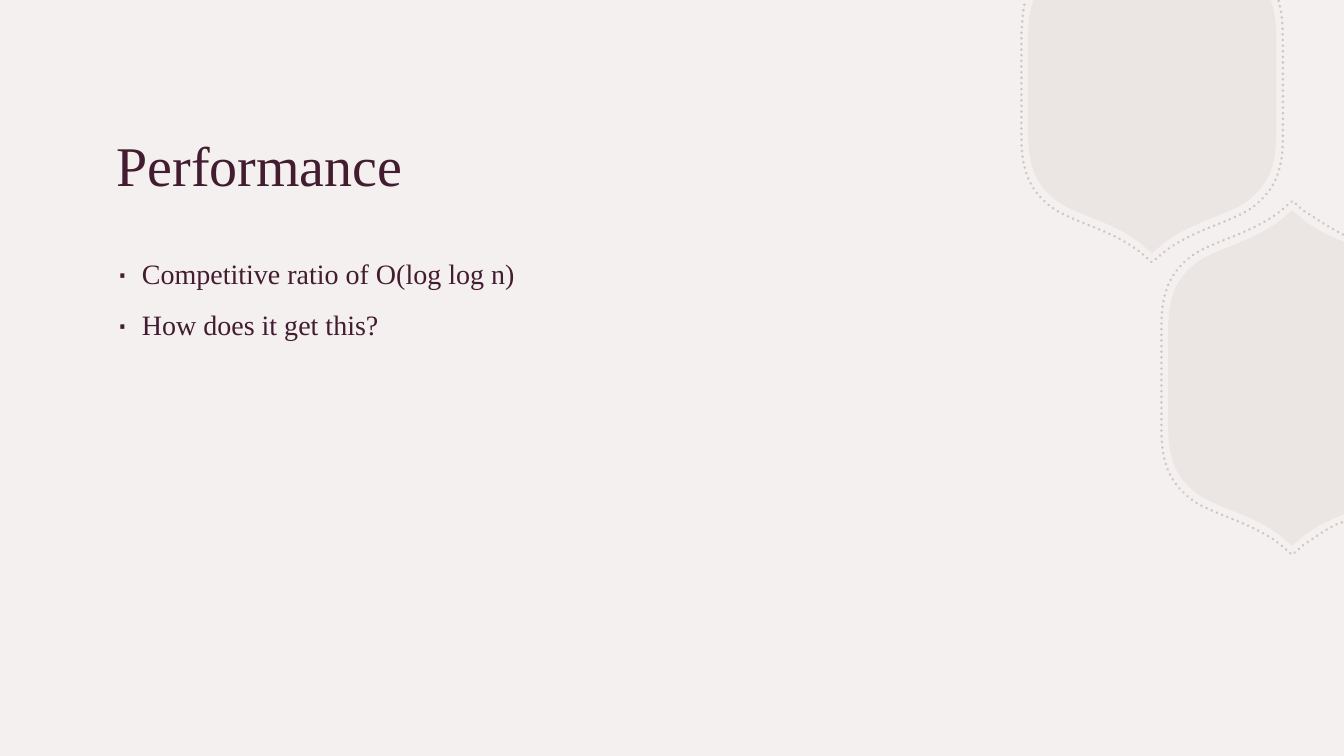
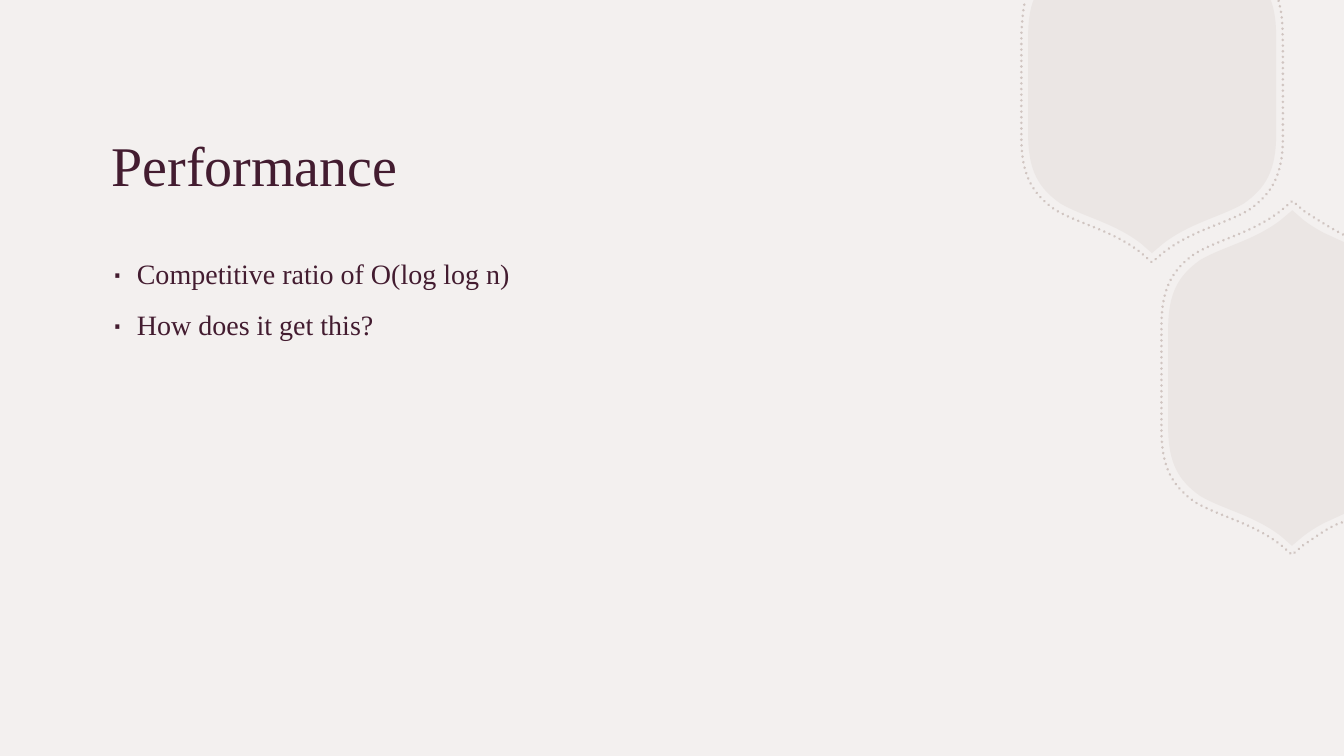
Before and after one commit to nathanielketema/HashTable, a slide deck: slide 6 of Tango Tree.pptx. Drawn at 1344x756 pixels with LibreOffice and Linux fonts; fonts in the diff are those of the drawing. Boxes give left, top, right and bottom in pixels: in the first picture for what was removed or moved away, otherwise in the second. Text is boxed around its words. In the diff, an @@ line names an element or a change of style, - is before the commit and + after.

```diff
--- a/Tango Tree.pptx
+++ b/Tango Tree.pptx
@@ title "Performance": place and size @@
-title "Performance" at [117,146,403,187]
+title "Performance" at [112,146,398,187]
@@ text "Competitive ratio of O(log log ...": place and size @@
-text "Competitive ratio of O(log log ..." at [142,264,514,340]
+text "Competitive ratio of O(log log ..." at [137,264,509,340]
```
Also in this commit, not shown: 5 other slides changed, 1 slide added, 1 slide removed, 1 other file.
